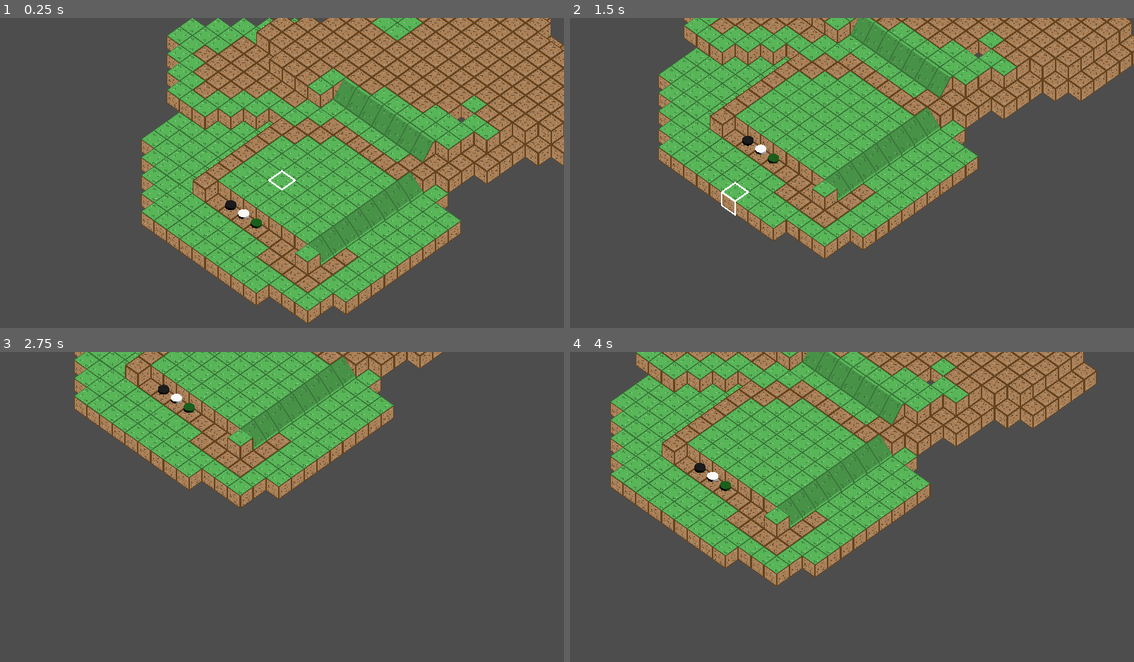
Above: before the commit, frames 1-4 (two rows, left to right).
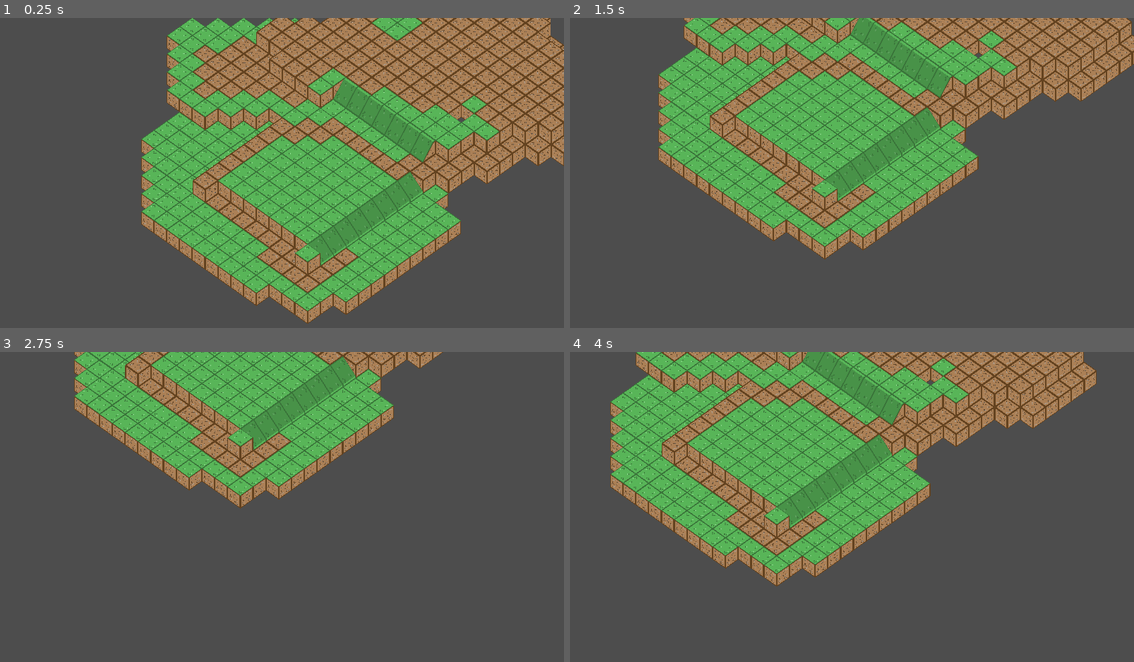
Above: after the commit, the same moments.

Repository: cannibalisticwalrus/GodotGameboardFramework
Game: Godot game, scene res://Scenes/TesterMap.tscn
The game is run twice, just before and just after one commit, with the same random seed, the same clock (stepped at 60 frames per second) and the same inputs.
Inputs (mouse positions are in pixels of both pictures, inside the frame that each line leads up to):
- Up to frame 1 (0.25 s): no input
- Up to frame 2 (1.5 s): tap Enter at 0.5 s; move the mouse to (976, 160) at 0.52 s; press the mouse at (976, 160) at 0.53 s; hold D (Right) 0.53-1.28 s; move the mouse to (739, 191) at 1.27 s; release the mouse at (739, 191) at 1.28 s; hold S (Down) from 1.28 s (still down); click (739, 191) at 1.35 s
- Up to frame 3 (2.75 s): move the mouse to (338, 441) at 2.02 s; release S (Down) at 2.03 s; press the mouse at (338, 441) at 2.03 s; hold D (Right) from 2.03 s (still down)
- Up to frame 4 (4 s): move the mouse to (823, 575) at 2.77 s; release D (Right) at 2.78 s; release the mouse at (823, 575) at 2.78 s; hold W (Up) 2.78-3.53 s; click (823, 575) at 2.85 s; move the mouse to (1021, 556) at 3.52 s; press the mouse at (1021, 556) at 3.53 s; hold A (Left) from 3.53 s (still down)

The runs differ from the first frame. In frame 1, 0.2% of the frame differs, in the area x 39-53%, y 48-68%; in frame 2, 0.3%, in the area x 26-38%, y 38-64%; in frame 3, 0.2%; in frame 4, 0.2%.
Error after the commit: Parse Error: Could not find type "Pawn" in the current scope. (res://Scripts/scr_Gameboard.gd:24)

Commit message:
Hotfix the cursor and location of sprites

Diff:
--- a/Scenes/MeshLibrary.tscn
+++ b/Scenes/MeshLibrary.tscn
@@ -1,4 +1,4 @@
-[gd_scene load_steps=10 format=3]
+[gd_scene load_steps=10 format=3 uid="uid://dgk5w7i1e0gx5"]
 
 [ext_resource type="ArrayMesh" uid="uid://dj11f2psoqlle" path="res://Assets/Meshes/sm_Cube.res" id="1_gmcbl"]
 [ext_resource type="ArrayMesh" uid="uid://c3sfe5mhotgem" path="res://Assets/Meshes/sm_CubeHalf.res" id="2_bm1ap"]
--- a/Scenes/SelectorMesh_spawnling.gd
+++ /dev/null
@@ -1,11 +0,0 @@
-extends Node3D
-
-
-# Called when the node enters the scene tree for the first time.
-func _ready():
-	pass # Replace with function body.
-
-
-# Called every frame. 'delta' is the elapsed time since the previous frame.
-func _process(delta):
-	pass;
--- a/Scenes/SelectorMesh_spawnling.tscn
+++ /dev/null
@@ -1,13 +0,0 @@
-[gd_scene load_steps=4 format=3 uid="uid://dk4rohtdhu245"]
-
-[ext_resource type="Script" path="res://Scenes/SelectorMesh_spawnling.gd" id="1_4aotc"]
-[ext_resource type="ArrayMesh" uid="uid://bl8tkfghjhxfq" path="res://Assets/Meshes/sm_CubeSelector.res" id="1_fujtb"]
-[ext_resource type="Material" uid="uid://bdtxrtrheu3f3" path="res://Assets/Materials/M_GamplaySelector.tres" id="3_odbo0"]
-
-[node name="Node3D" type="Node3D"]
-script = ExtResource("1_4aotc")
-
-[node name="MeshInstance3D" type="MeshInstance3D" parent="."]
-mesh = ExtResource("1_fujtb")
-surface_material_override/0 = ExtResource("3_odbo0")
-surface_material_override/1 = ExtResource("3_odbo0")
--- a/Scenes/Spawner.gd
+++ /dev/null
@@ -1,75 +0,0 @@
-extends Node3D
-
-@export var spawn_scene: PackedScene
-@onready var gridMap:GridMap = $"../GridMap";
-@onready var player:Node3D = $"../Player";
-
-var _isCurrentSelection:bool = false;
-var currentSelectionLocation:Vector3i;
-var _currentHighlightedCell:Vector3i;
-
-func _process(delta)->void:
-	if(!_isCurrentSelection):
-		_updateSelectorLocation();
-
-func _updateSelectorLocation()->void:
-	if (gridMap.isLocationValid(_getGridMapCellAtCursor())):
-		var localLocationAtGridMapCell = gridMap.map_to_local(_getGridMapCellAtCursor());
-		var globalLocationAtGridMapCell = gridMap.to_global(localLocationAtGridMapCell);
-		self.global_position = globalLocationAtGridMapCell;
-		_currentHighlightedCell = _getGridMapCellAtCursor();
-
-func _getGridMapCellAtCursor() -> Vector3i:
-	if(gridMap.get_cell_item(gridMap.local_to_map(player.cursorLocation3d)) > 0):
-		return gridMap.local_to_map(player.cursorLocation3d);
-	else:
-		var gridmapcell =  gridMap.local_to_map(player.cursorLocation3d);
-		gridmapcell.y-=1;
-		return gridmapcell;
-
-func selectAtCurrentLocation()->void:
-	#If there is no current selection...
-	if(!_isCurrentSelection):
-		#Save the current highlightedCell into currentSelectedCell
-		currentSelectionLocation = _currentHighlightedCell;
-		#Set currentSelection to true
-		_isCurrentSelection = true;
-		#If the thing at that location a character...
-		if(gridMap.isGridCellOccupiedAtLocation(currentSelectionLocation)):
-			displayPawnAccessableCells(gridMap.getPawnAtGridSquare(currentSelectionLocation).getCharacterSpeed(), currentSelectionLocation);
-		#Be done.  We dont want to waste any more resources
-		return;
-
-	#If there is a current selection, unlock the cursor if user clicked off it
-	if(_isCurrentSelection):
-		#If there is something at the selected cell and where you clicked is in movement range
-		if(gridMap.isGridCellOccupiedAtLocation(currentSelectionLocation)&&
-		_getGridMapCellAtCursor() in gridMap.getGridCellsInRange(gridMap.getPawnAtGridSquare(currentSelectionLocation).getCharacterSpeed(), currentSelectionLocation)):
-			#Move the selected pawn
-			gridMap.updatePawnLocation(currentSelectionLocation, _getGridMapCellAtCursor());
-
-		#If the Cursor is on a different cell then clear the selection
-		_isCurrentSelection = (_getGridMapCellAtCursor()==currentSelectionLocation);
-		if(!_isCurrentSelection):
-			_clearCursor();
-		return;
-
-func displayPawnAccessableCells(totalPawnMovement:int, pawnStartingPoint:Vector3i) -> void:
-	var returnArray = gridMap.getGridCellsInRange(totalPawnMovement, pawnStartingPoint);
-	for availableCell in returnArray:
-		var localLocationAtGridMapCell = gridMap.map_to_local(availableCell);
-		var globalLocationAtGridMapCell = gridMap.to_global(localLocationAtGridMapCell);
-		spawnAtLocation(globalLocationAtGridMapCell);
-	return;
-
-func spawnAtLocation(spawnLocation:Vector3) -> void:
-	var spawn := spawn_scene.instantiate() as Node3D;
-	add_child(spawn);
-	spawn.global_position = spawnLocation;
-	return;
-
-func _clearCursor() -> void:
-	for _i in self.get_children():
-		if !(_i is MeshInstance3D):
-			_i.queue_free();
-	return;
--- a/Scenes/TesterMap.tscn
+++ b/Scenes/TesterMap.tscn
@@ -6,9 +6,34 @@
 [ext_resource type="ArrayMesh" uid="uid://bl8tkfghjhxfq" path="res://Assets/Meshes/sm_CubeSelector.res" id="4_bqyx1"]
 [ext_resource type="Script" path="res://Scripts/scr_PlayerController.gd" id="4_hw2di"]
 [ext_resource type="Material" uid="uid://bdtxrtrheu3f3" path="res://Assets/Materials/M_GamplaySelector.tres" id="5_fb3rk"]
-[ext_resource type="PackedScene" uid="uid://dk4rohtdhu245" path="res://Scenes/SelectorMesh_spawnling.tscn" id="8_ivdng"]
-[ext_resource type="Script" path="res://Scenes/Spawner.gd" id="9_8lnrv"]
-[ext_resource type="PackedScene" uid="uid://58dy075s6hg6" path="res://Scenes/character_token.tscn" id="10_q7gl3"]
+[ext_resource type="Script" path="res://Scripts/scr_Selector.gd" id="6_hccjg"]
+[ext_resource type="PackedScene" uid="uid://dn3yssgwsdvm8" path="res://Scenes/CharacterToken.tscn" id="10_q7gl3"]
+
+[sub_resource type="GDScript" id="GDScript_mt2gk"]
+script/source = "extends Node3D
+
+
+# Called when the node enters the scene tree for the first time.
+func _ready():
+	pass # Replace with function body.
+
+
+# Called every frame. 'delta' is the elapsed time since the previous frame.
+func _process(delta):	pass;
+"
+
+[sub_resource type="PackedScene" id="PackedScene_pylp8"]
+_bundled = {
+"conn_count": 0,
+"conns": PackedInt32Array(),
+"editable_instances": [],
+"names": PackedStringArray("Node3D", "Node3D", "script", "MeshInstance3D", "MeshInstance3D", "mesh", "surface_material_override/0", "surface_material_override/1"),
+"node_count": 2,
+"node_paths": [NodePath(".")],
+"nodes": PackedInt32Array(-1, -1, 1, 0, -1, 1, 2, 0, 0, 1073741824, 0, 4, 3, -1, 3, 5, 1, 6, 2, 7, 3, 0),
+"variants": [SubResource("GDScript_mt2gk"), ExtResource("4_bqyx1"), ExtResource("5_fb3rk"), ExtResource("5_fb3rk")],
+"version": 3
+}
 
 [node name="Node3D" type="Node3D"]
 script = ExtResource("1_oyg00")
@@ -28,13 +53,12 @@
 
 [node name="CharacterToken2" parent="GridMap" instance=ExtResource("10_q7gl3")]
 transform = Transform3D(1.25, 0, 0, 0, 1.25, 0, 0, 0, 1.25, -1, 2.125, 1)
-_characterMovementSpeed = 45
 _baseColor = Color(1, 1, 1, 1)
 _startingLocation = Vector3i(-3, 0, 0)
 
 [node name="CharacterToken3" parent="GridMap" instance=ExtResource("10_q7gl3")]
 transform = Transform3D(1.25, 0, 0, 0, 1.25, 0, 0, 0, 1.25, -3, 2.125, 1)
-_characterMovementSpeed = 10
+_characterMovementSpeed = 2
 _startingLocation = Vector3i(-4, 0, 0)
 
 [node name="DirectionalLight3D" type="DirectionalLight3D" parent="."]
@@ -51,8 +75,8 @@
 far = 250.0
 
 [node name="Selector" type="Node3D" parent="."]
-script = ExtResource("9_8lnrv")
-spawn_scene = ExtResource("8_ivdng")
+script = ExtResource("6_hccjg")
+spawn_scene = SubResource("PackedScene_pylp8")
 
 [node name="MainSelector" type="MeshInstance3D" parent="Selector"]
 mesh = ExtResource("4_bqyx1")
--- a/Scenes/character_token.tscn
+++ /dev/null
@@ -1,21 +0,0 @@
-[gd_scene load_steps=4 format=3 uid="uid://58dy075s6hg6"]
-
-[ext_resource type="Script" path="res://Scripts/src_Character.gd" id="1_p8vg7"]
-
-[sub_resource type="CylinderMesh" id="CylinderMesh_v1rga"]
-height = 0.25
-
-[sub_resource type="CylinderShape3D" id="CylinderShape3D_frnes"]
-height = 0.25
-
-[node name="CharacterToken" type="CharacterBody3D"]
-transform = Transform3D(1.25, 0, 0, 0, 1.25, 0, 0, 0, 1.25, 0, 0, 0)
-script = ExtResource("1_p8vg7")
-
-[node name="MeshInstance3D" type="MeshInstance3D" parent="."]
-mesh = SubResource("CylinderMesh_v1rga")
-
-[node name="CollisionShape3D" type="CollisionShape3D" parent="."]
-shape = SubResource("CylinderShape3D_frnes")
-
-[node name="Sprite3D" type="Sprite3D" parent="."]
--- a/Scripts/scr_Gameboard.gd
+++ b/Scripts/scr_Gameboard.gd
@@ -1,4 +1,4 @@
-extends GridMap
+extends GridMap;
 class_name GameBoard;
 
 ################################################################
@@ -7,29 +7,45 @@
 #  game sqaures (cells) and which pieces (pawns) are where.    #
 ################################################################
 
+var _canPawnsShareLocation := false;
 var _occupiedGridCells := {};
+
+func _ready():
+	for _i in self.get_children():
+		addPawnAtLocation(_i, _i.getStartingLocation());
+		var cellPlusY := Vector3i(_i.getStartingLocation().x, _i.getStartingLocation().y+1, _i.getStartingLocation().z);
+		_i.moveCharacter(getGlobalLocationOfLocalCell(cellPlusY));
+	if($"..".getGameMode()>0):
+		_debugGamemapOccupiedCells();
 
 func isGridCellOccupiedAtLocation(location:Vector3i) -> bool:
 	return _occupiedGridCells.has(location);
 
-func getPawnAtGridSquare(location:Vector3i) -> playerCharacter:
+func getPawnAtGridSquare(location:Vector3i) -> Pawn:
 	return _occupiedGridCells.get(location);
 
 func updatePawnLocation(oldLocation:Vector3i, newLocation:Vector3i)->void:
-	if(!isLocationValid(newLocation)):
-		print("Gameboard: Location does not exist");
-		return;
-	if !isGridCellOccupiedAtLocation(oldLocation):
-		print("Gameboard: There is no character at the starting location");
-		return;
-	if isGridCellOccupiedAtLocation(newLocation):
-		print("Gameboard: Something is already there");
+	if(!canPawnMoveToLocation(oldLocation, newLocation)):
 		return;
 
 	_occupiedGridCells[newLocation] = _occupiedGridCells[oldLocation];
 	_occupiedGridCells.erase(oldLocation);
-	_occupiedGridCells[newLocation].moveCharacter(getGlobalLocationOfLocalCell(Vector3i(newLocation.x,newLocation.y+1,newLocation.z)));
+	var spawnCandidateSurfaceGlobalCoordinates := getGlobalLocationOfLocalCell(Vector3i(newLocation.x,newLocation.y,newLocation.z));
+	spawnCandidateSurfaceGlobalCoordinates.y+=(self.cell_size.y/2);
+	_occupiedGridCells[newLocation].moveCharacter(spawnCandidateSurfaceGlobalCoordinates);
 	return;
+
+func canPawnMoveToLocation(oldLocation:Vector3i, newLocation:Vector3i) -> bool:
+	if(!isLocationValid(newLocation)):
+		print("Gameboard: Location does not exist");
+		return false;
+	if !isGridCellOccupiedAtLocation(oldLocation):
+		print("Gameboarhwod: There is no character at the starting location");
+		return false;
+	if isGridCellOccupiedAtLocation(newLocation) && !_canPawnsShareLocation:
+		print("Gameboard: Something is already there");
+		return false;
+	return true;
 
 func addPawnAtLocation(pawnToAdd:Node3D, location:Vector3i)->void:
 	if(isLocationValid(location) && !isGridCellOccupiedAtLocation(location)):
@@ -125,15 +141,8 @@
 func getGlobalLocationOfLocalCell(cell:Vector3i) -> Vector3:
 	var localLocationAtGridMapCell = self.map_to_local(cell);
 	var globalLocationAtGridMapCell = self.to_global(localLocationAtGridMapCell);
+
 	return globalLocationAtGridMapCell;
-
-func _ready():
-	for _i in self.get_children():
-		addPawnAtLocation(_i, _i.getStartingLocation());
-		var cellPlusY := Vector3i(_i.getStartingLocation().x, _i.getStartingLocation().y+1, _i.getStartingLocation().z);
-		_i.moveCharacter(getGlobalLocationOfLocalCell(cellPlusY));
-	if($"..".getGameMode()>0):
-		_debugGamemapOccupiedCells();
 
 func _debugGamemapOccupiedCells():
 	print("---Gameboard---");
--- a/Scripts/scr_PlayerController.gd
+++ b/Scripts/scr_PlayerController.gd
@@ -1,5 +1,12 @@
-extends Node3D
+extends Node3D;
 class_name PlayerController;
+
+###########################################################
+# This class holds information and functions regarding    #
+# the player.  This is not to be confused with the pawns  #
+# the player class controlls the camera, movement and     #
+# input actions.                                          #
+###########################################################
 
 var cursorLocation3d:Vector3 = (Vector3(0,0,0));
 const SCROLL_SPEED = 15;
--- a/Scripts/scr_SelectorSpawner.gd
+++ /dev/null
@@ -1 +0,0 @@
-extends MeshInstance3D
--- a/Scripts/src_Character.gd
+++ /dev/null
@@ -1,30 +0,0 @@
-extends CharacterBody3D
-class_name playerCharacter;
-
-@export var _characterMovementSpeed:int = 25;
-@export var _baseColor:Color = Color(0,0,0);
-@export var _startingLocation:Vector3i = Vector3i(0,0,0);
-
-@onready var _owningGameboard:GridMap = $"../GridMap";
-
-var _dynamicMaterial:StandardMaterial3D = StandardMaterial3D.new();
-var _isMoving:bool = false;
-
-func _ready():
-	_dynamicMaterial.albedo_color = _baseColor;
-	$MeshInstance3D.set_surface_override_material(0, _dynamicMaterial);
-
-func getCharacterSpeed():
-	return _characterMovementSpeed/5;
-
-func moveCharacter(newCharacterLocation: Vector3)->void:
-	#Start moving character
-	_isMoving = true;
-	#Move character
-	global_position=newCharacterLocation;
-	#End moving character
-	_isMoving = false;
-	return;
-
-func getStartingLocation() -> Vector3i:
-	return _startingLocation;
--- a/Scripts/src_GameMode.gd
+++ b/Scripts/src_GameMode.gd
@@ -1,4 +1,4 @@
-extends Node3D
+extends Node3D;
 class_name GameMode;
 
 ###########################################################
Not shown: 8 places in Assets/Libraries/ml_Basics.tres that only renumber resources
Not shown: 1 places in Scenes/TesterMap.tscn that only renumber resources
